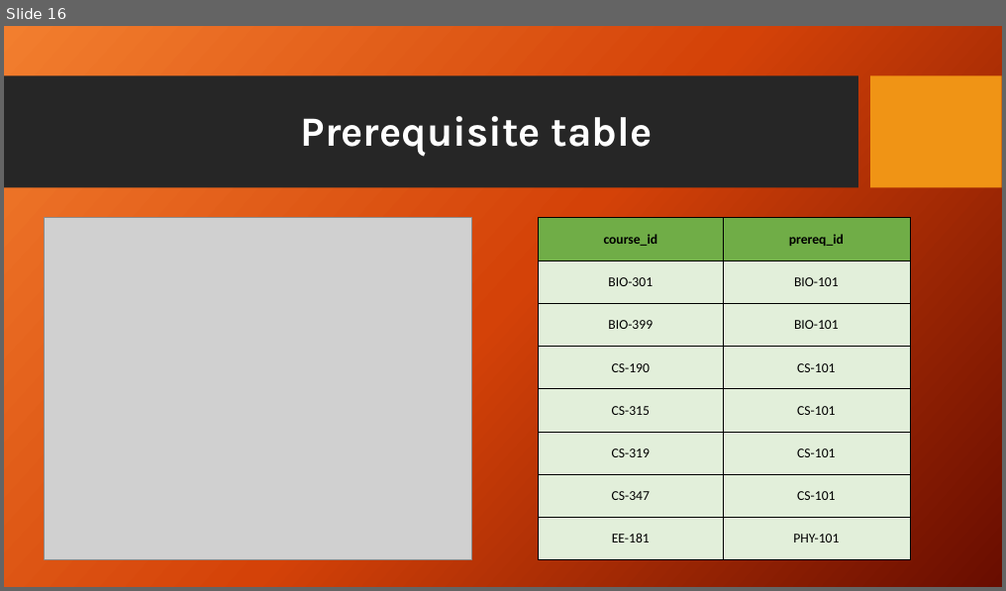
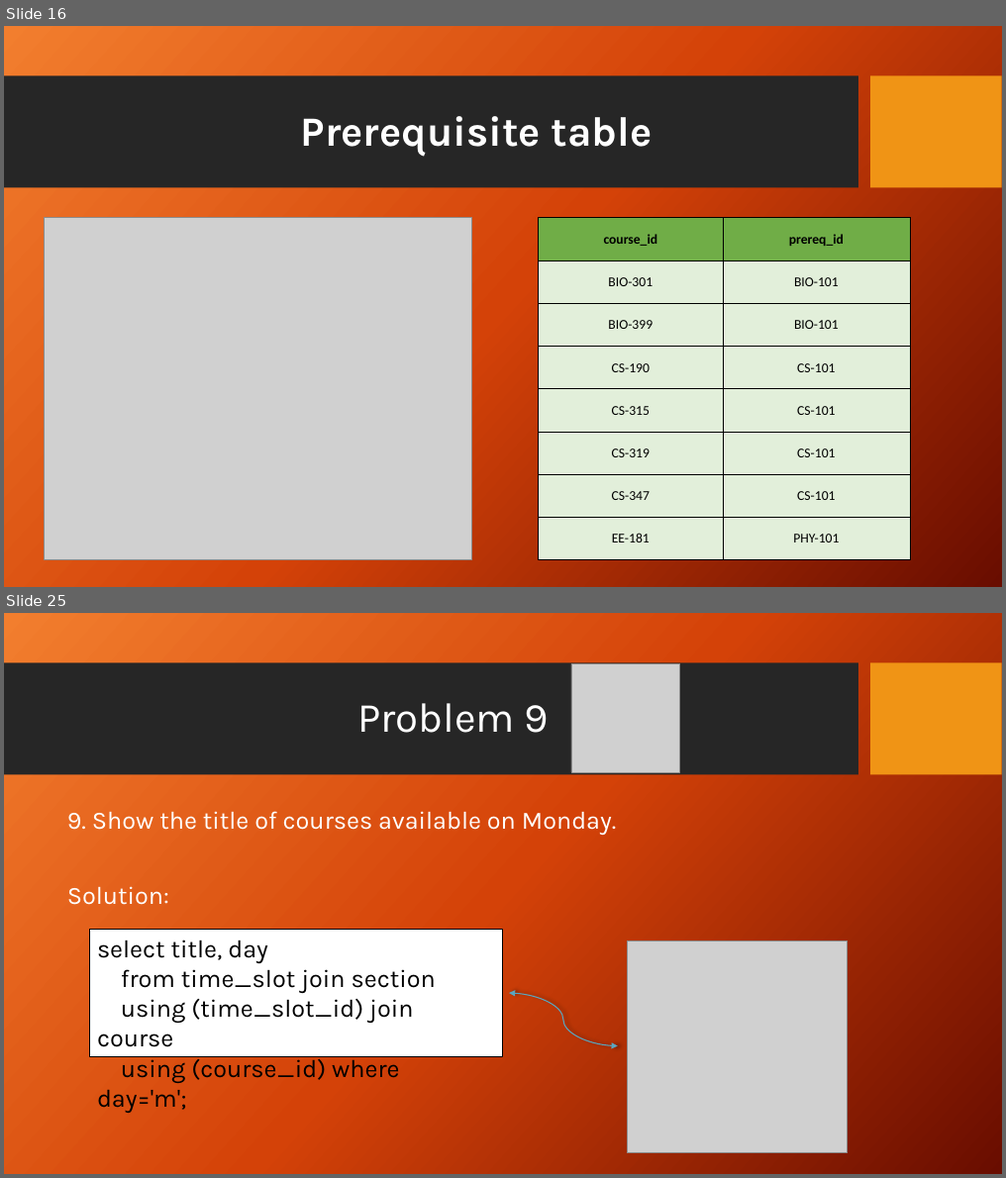
Before and after one commit to Antooo8/Antooo8, a slide deck: University Case study.pptx. Shown one above the other, each under a label of ours: slide 16 before the commit, slides 16 and 25 after it; the slides between them are not shown. The pictures are 1006x591 and 1006x1178 pixels, drawn with LibreOffice and Linux fonts; fonts in the diff are those of the drawing; grey boxes stand for pictures; background and template pictures are left out. Boxes give left, top, right and bottom in pixels: in the first picture for what was removed or moved away, otherwise in the second. Text is boxed around its words. In the diff, an @@ line names an element or a change of style, - is before the commit and + after.

```diff
--- a/University Case study.pptx
+++ b/University Case study.pptx
@@ slide 25 added at [4, 613, 1002, 1174], background picture (left out); not listed: 2 template elements that a slide beside it also shows @@
@@ picture added at [571, 663, 680, 772] @@
@@ title added at [357, 703, 548, 733], 40 pt, text #FFFFFF @@
+Problem 9
@@ text added at [67, 811, 616, 905], 24 pt, text #FFFFFF @@
+9. Show the title of courses available on Monday.
+Solution:
@@ rectangle added at [90, 929, 503, 1058], fill #FFFFFF, outline #000000 1 pt, 24 pt, text #000000 @@
+select title, day
+from time_slot join section
+using (time_slot_id) join course
+using (course_id) where day='m';
@@ picture added at [627, 941, 846, 1154] @@
@@ curved double arrow added from (509, 993) to (618, 1047), #5AA6C0 1 pt @@
```
Also in this commit, not shown: 30 other slides added.
